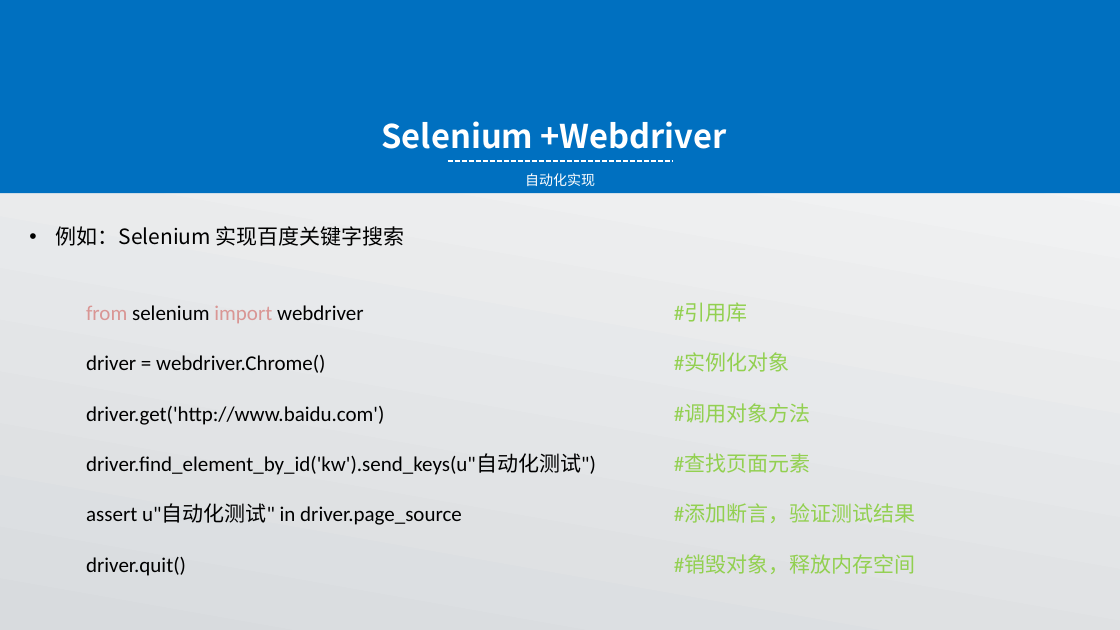
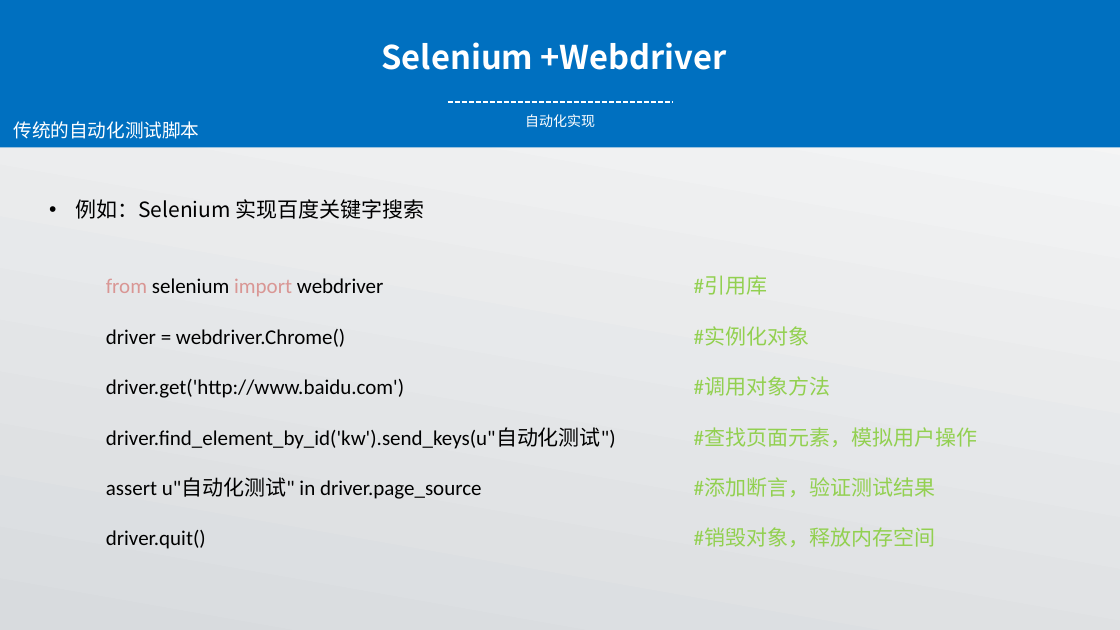
Before and after one commit to TheOneTest/Manage, a slide deck: slide 7 of 演示课件.pptx. Drawn at 1120x630 pixels with LibreOffice and Linux fonts; fonts in the diff are those of the drawing. Boxes give left, top, right and bottom in pixels: in the first picture for what was removed or moved away, otherwise in the second. Text is boxed around its words. In the diff, an @@ line names an element or a change of style, - is before the commit and + after.

```diff
--- a/演示课件.pptx
+++ b/演示课件.pptx
@@ rectangle: place and size @@
-rectangle at [0,0,1120,193]
+rectangle at [0,0,1120,147]
@@ text "Selenium +Webdriver": place and size @@
-text "Selenium +Webdriver" at [382,121,727,149]
+text "Selenium +Webdriver" at [382,42,727,70]
@@ line moved from (447, 161) - (673, 161) to (447, 102) - (673, 102) @@
@@ text "自动化实现": place and size @@
-text "自动化实现" at [525,173,595,186]
+text "自动化实现" at [525,114,595,127]
@@ text added at [14,121,200,139], 16 pt, text #FFFFFF @@
+传统的自动化测试脚本
@@ text "例如：Selenium 实现百度关键字搜索": place and size @@
-text "例如：Selenium 实现百度关键字搜索" at [56,226,405,246]
+text "例如：Selenium 实现百度关键字搜索" at [75,199,425,219]
@@ text "from selenium import webdriver #引用库": place and size @@
-text "from selenium import webdriver #引用库" at [86,302,915,576]
+text "from selenium import webdriver #引用库" at [106,276,977,549]
@@ text at [106,427,977,449]: text changed @@
-driver.find_element_by_id('kw').send_keys(u"自动化测试") #查找页面元素
+driver.find_element_by_id('kw').send_keys(u"自动化测试") #查找页面元素，模拟用户操作
```
Also in this commit, not shown: 6 other slides changed, 6 other files.
